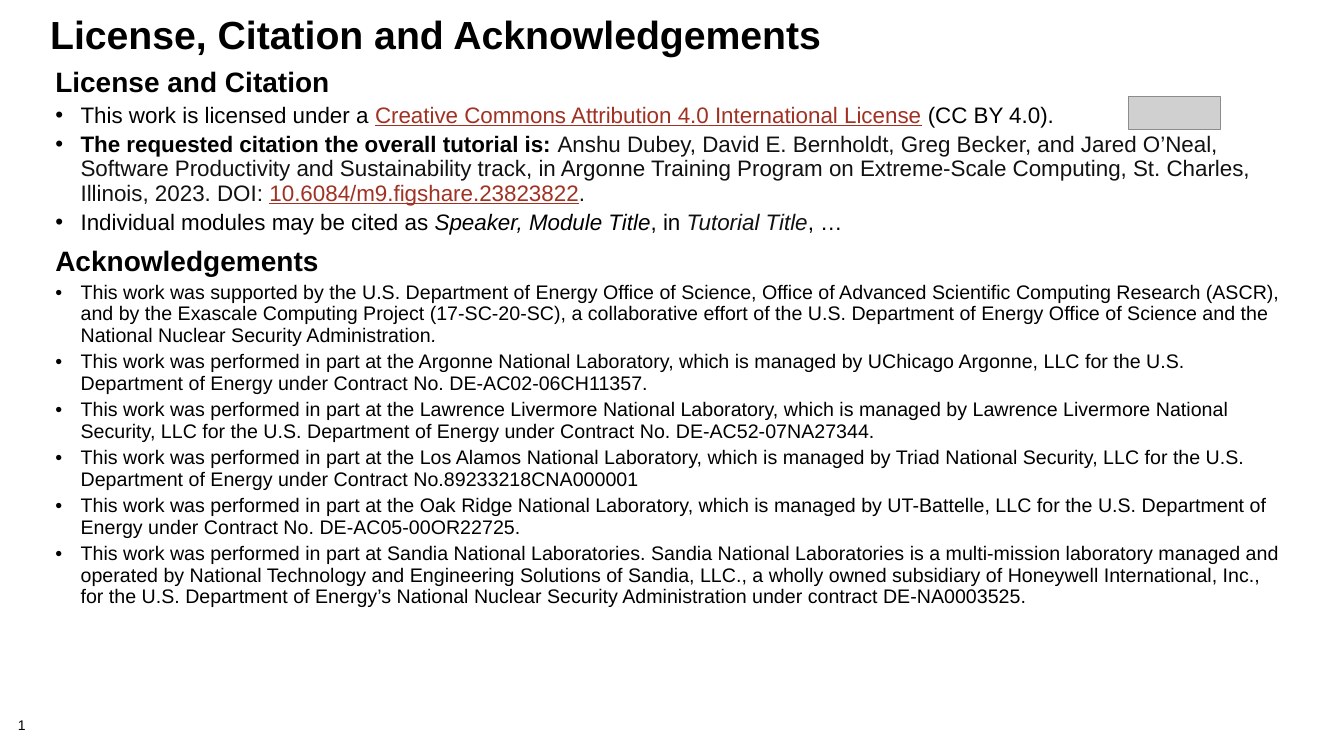
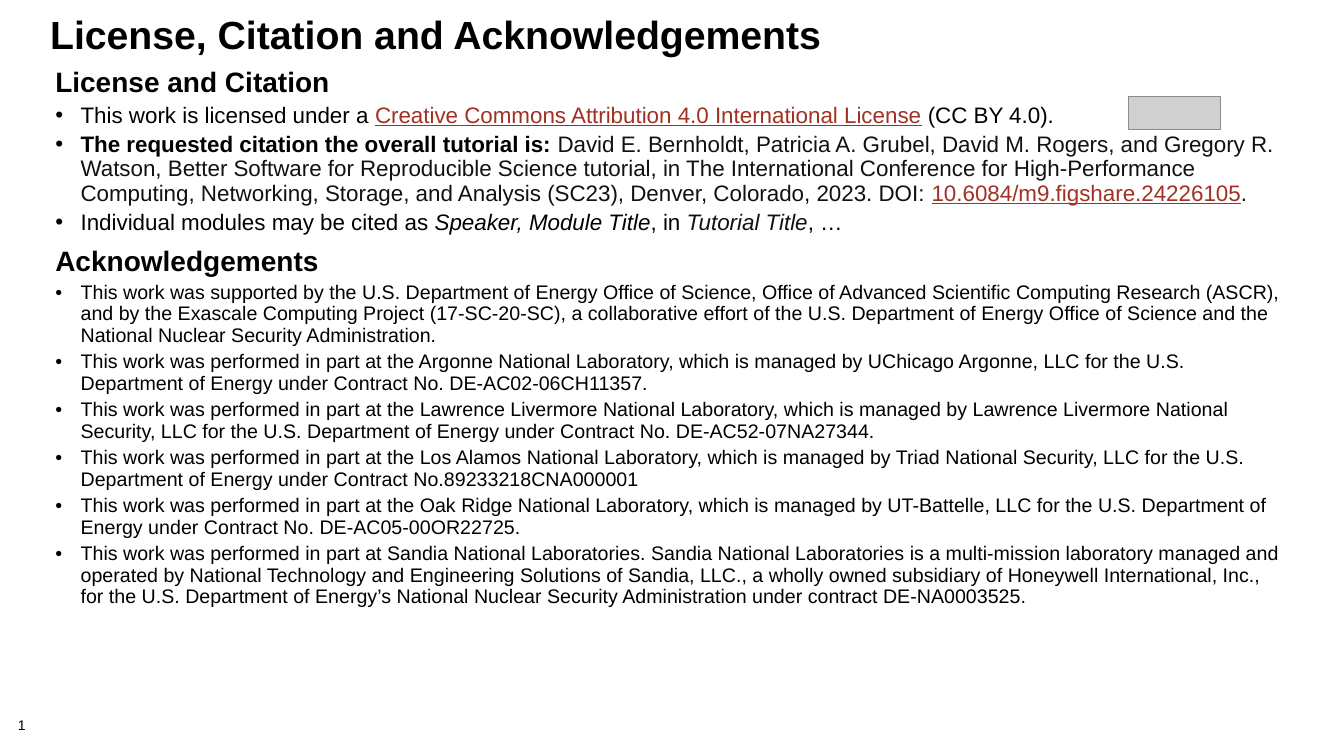
Before and after one commit to bssw-tutorial/presentations, a slide deck: slide 1 of license-master.pptx. Drawn at 1344x756 pixels with LibreOffice and Linux fonts; fonts in the diff are those of the drawing; grey boxes stand for pictures; background and template pictures are left out. Boxes give left, top, right and bottom in pixels: in the first picture for what was removed or moved away, otherwise in the second. Text is boxed around its words. In the diff, an @@ line names an element or a change of style, - is before the commit and + after.

Commit message:
Update for SC23

```diff
--- a/license-master.pptx
+++ b/license-master.pptx
@@ text at [81,135,1273,206]: text changed @@
-• The requested citation the overall tutorial is: Anshu Dubey, David E. Bernholdt, Greg Becker, and Jared O’Neal, Software Productivity and Sustainability track, in Argonne Training Program on Extreme-Scale Computing, St. Charles, Illinois, 2023. DOI: 10.6084/m9.figshare.23823822.
+• The requested citation the overall tutorial is: David E. Bernholdt, Patricia A. Grubel, David M. Rogers, and Gregory R. Watson, Better Software for Reproducible Science tutorial, in The International Conference for High-Performance Computing, Networking, Storage, and Analysis (SC23), Denver, Colorado, 2023. DOI: 10.6084/m9.figshare.24226105.
```
